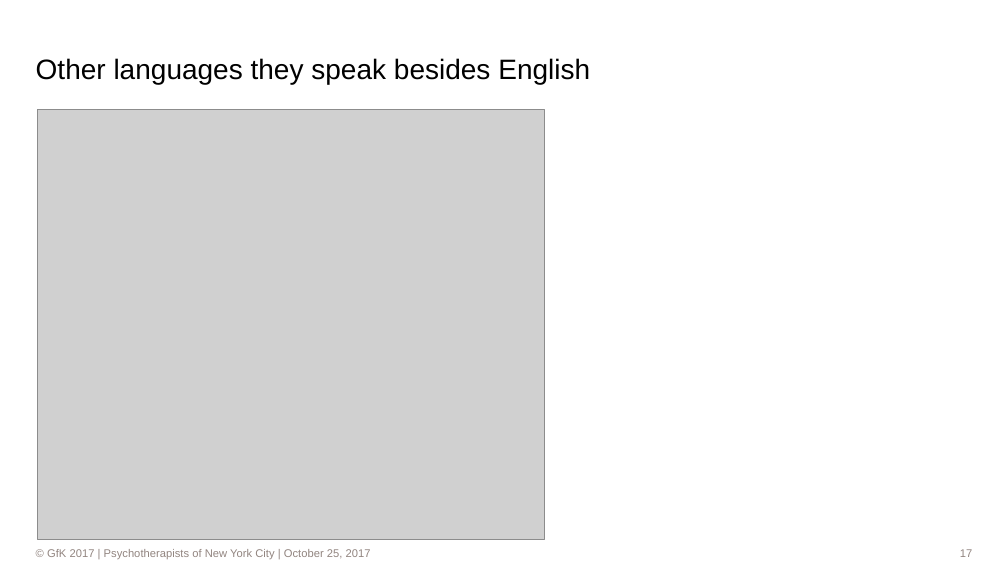
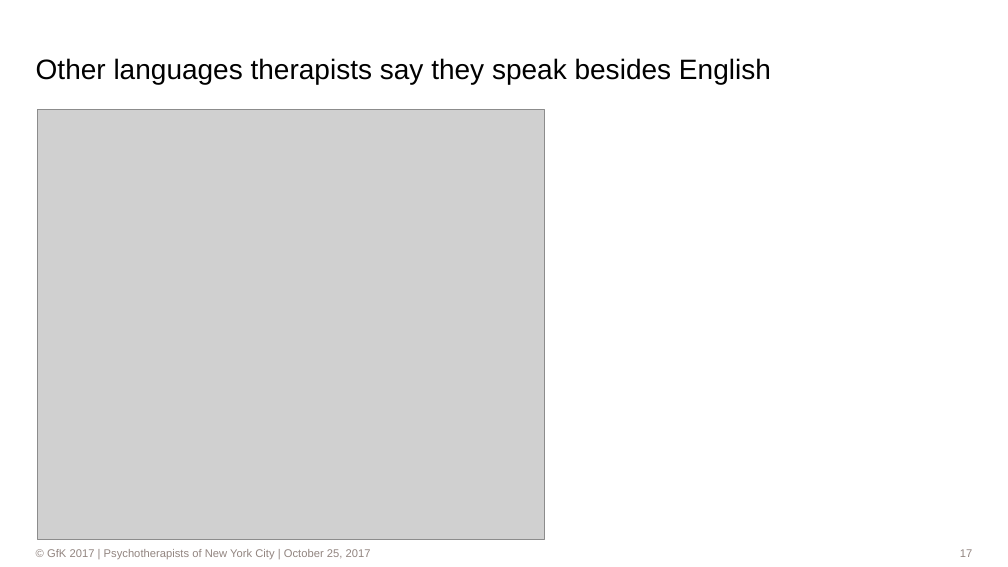
Before and after one commit to dl7631/psychotherapists, a slide deck: slide 17 of 2_Processing/NYC Psychotherapists.pptx. Drawn at 1008x567 pixels with LibreOffice and Linux fonts; fonts in the diff are those of the drawing; grey boxes stand for pictures; background and template pictures are left out. Boxes give left, top, right and bottom in pixels: in the first picture for what was removed or moved away, otherwise in the second. Text is boxed around its words. In the diff, an @@ line names an element or a change of style, - is before the commit and + after.

```diff
--- a/2_Processing/NYC Psychotherapists.pptx
+++ b/2_Processing/NYC Psychotherapists.pptx
@@ title at [36,58,771,84]: text changed @@
-Other languages they speak besides English
+Other languages therapists say they speak besides English
```
Also in this commit, not shown: 2 other files.
